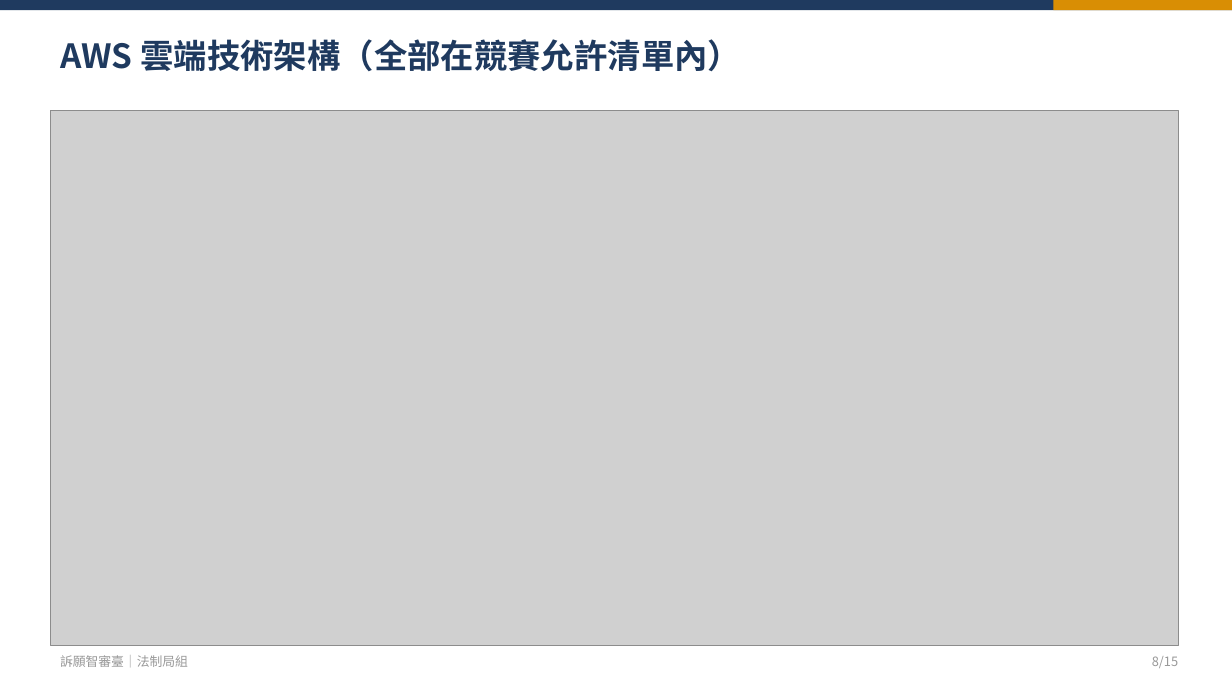
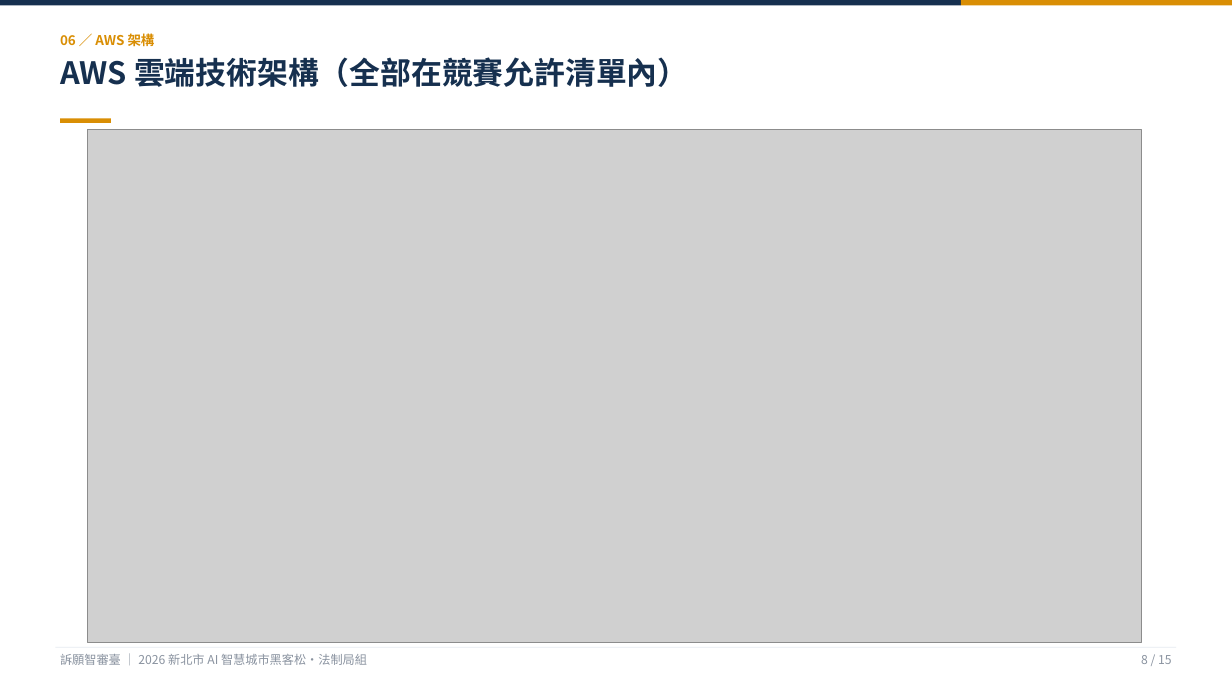
Before and after one commit to KevinMursh/hackathon_wisxxxx, a slide deck: slide 8 of docs/提案/提案簡報-訴願智審臺.pptx. Drawn at 1232x693 pixels with LibreOffice and Linux fonts; fonts in the diff are those of the drawing; grey boxes stand for pictures. Boxes give left, top, right and bottom in pixels: in the first picture for what was removed or moved away, otherwise in the second. Text is boxed around its words. In the diff, an @@ line names an element or a change of style, - is before the commit and + after.

```diff
--- a/docs/提案/提案簡報-訴願智審臺.pptx
+++ b/docs/提案/提案簡報-訴願智審臺.pptx
@@ rectangle: place and size @@
-rectangle at box(0, 0, 1232, 10)
+rectangle at box(0, 0, 961, 6)
@@ rectangle at box(0, 0, 961, 6): fill #1F3A5F to #16304F @@
@@ rectangle: place and size @@
-rectangle at box(1054, 0, 1232, 10)
+rectangle at box(961, 0, 1232, 6)
@@ text "AWS 雲端技術架構（全部在競賽允許清單內）": place and size @@
-text "AWS 雲端技術架構（全部在競賽允許清單內）" at box(60, 39, 741, 71)
+text "AWS 雲端技術架構（全部在競賽允許清單內）" at box(60, 57, 688, 87)
@@ text "AWS 雲端技術架構（全部在競賽允許清單內）" at box(60, 57, 688, 87): size 26 to 24 pt, text colour #1F3A5F to #16304F @@
@@ text added at box(60, 31, 155, 49), 10.5 pt, text #D98E04, bold @@
+06 ／ AWS 架構
@@ rectangle added at box(60, 118, 111, 123), fill #D98E04 @@
@@ picture: place and size @@
-picture at box(51, 111, 1178, 646)
+picture at box(88, 129, 1141, 642)
@@ rectangle added at box(55, 647, 1177, 648), fill #E6EAF0 @@
@@ text at box(60, 654, 367, 665): text changed; size 10 to 9.5 pt; text colour #999999 to #8A93A0 @@
-訴願智審臺｜法制局組
+訴願智審臺 ｜ 2026 新北市 AI 智慧城市黑客松・法制局組
@@ text at box(1141, 655, 1172, 664): text changed; size 10 to 9.5 pt; text colour #999999 to #8A93A0 @@
-8/15
+8 / 15
```
Also in this commit, not shown: 14 other slides changed, 17 other files.
